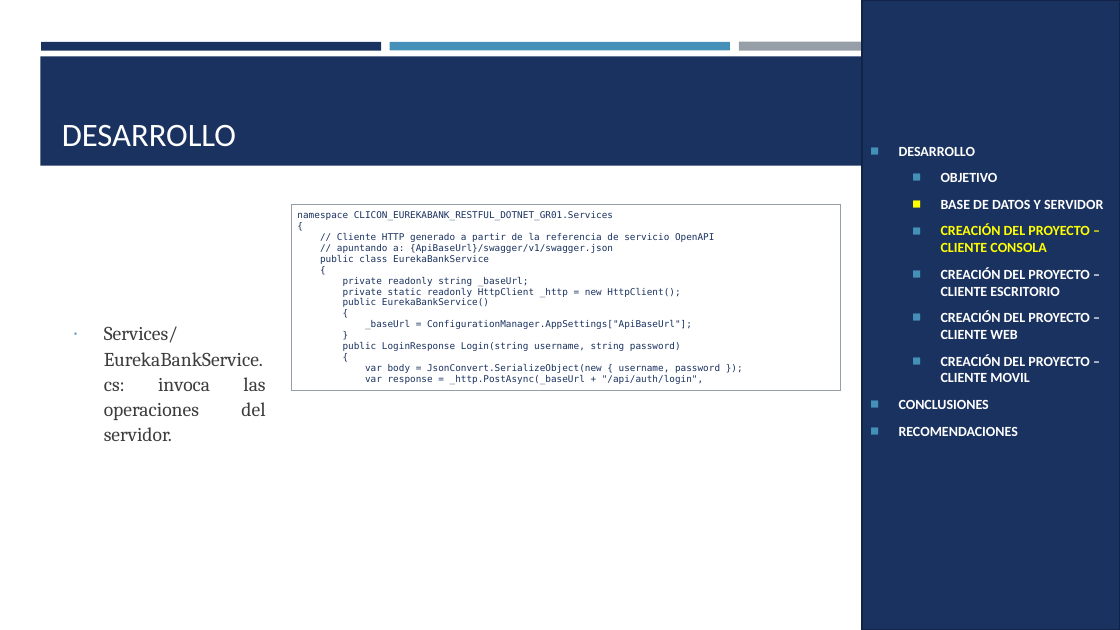
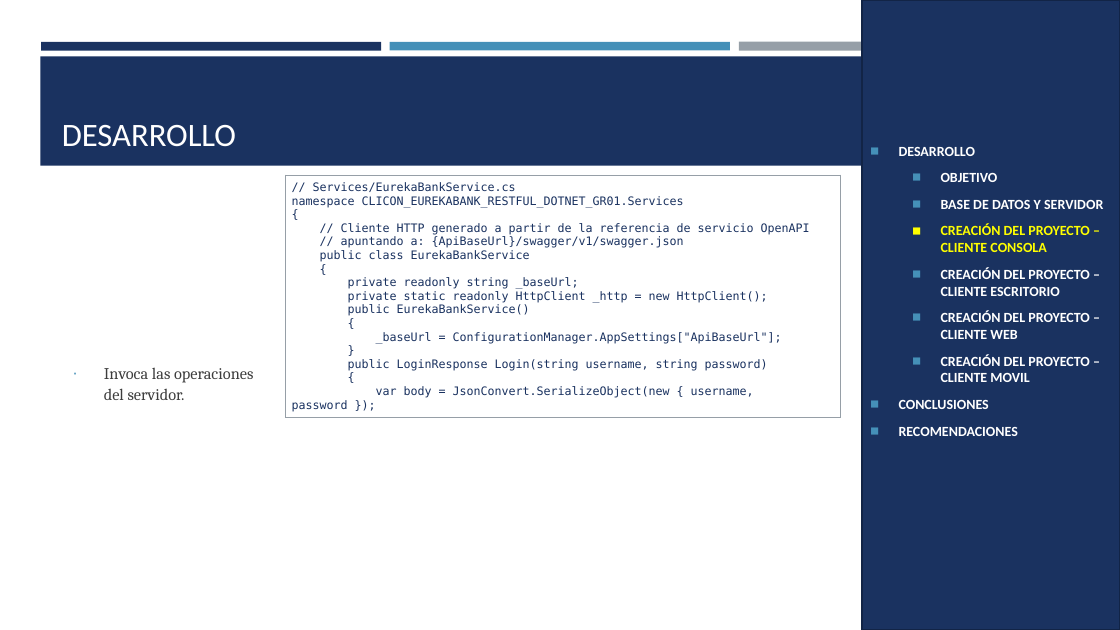
Before and after one commit to MATEOCAIZA/TG.1.4.-PAO202651_EUREKA_BDD_LOCAL_RESTFUL_DOTNET_NRC36884_GR06, a slide deck: slide 11 of 05. DOCUMENTACION/PRESENTACION TG.1.4. EUREKABANK RESTFUL con BDD LOCAL en .NET GR06.pptx. Drawn at 1120x630 pixels with LibreOffice and Linux fonts; fonts in the diff are those of the drawing. Boxes give left, top, right and bottom in pixels: in the first picture for what was removed or moved away, otherwise in the second. Text is boxed around its words. In the diff, an @@ line names an element or a change of style, - is before the commit and + after.

```diff
--- a/05. DOCUMENTACION/PRESENTACION TG.1.4. EUREKABANK RESTFUL con BDD LOCAL en .NET GR06.pptx
+++ b/05. DOCUMENTACION/PRESENTACION TG.1.4. EUREKABANK RESTFUL con BDD LOCAL en .NET GR06.pptx
@@ table at (286, 175, 840, 416) @@
@@ row 1, column 1: "namespace CLICON_EUREKABANK_RESTFUL_DOTNET_GR01.Services / { / // Cliente HTTP generado a partir de la referencia de servicio OpenAPI / // apuntando a: {ApiBaseUrl}/swagger/v1/swagger.json / public class EurekaBankService / { / private readonly string _baseUrl; / private static readonly HttpClient _http = new HttpClient(); / public EurekaBankService() / { / _baseUrl = ConfigurationManager.AppSettings["ApiBaseUrl"]; / } / public LoginResponse Login(string username, string password) / { / var body = JsonConvert.SerializeObject(new { username, password }); / var response = _http.PostAsync(_baseUrl + "/api/auth/login"," to "// Services/EurekaBankService.cs / namespace CLICON_EUREKABANK_RESTFUL_DOTNET_GR01.Services / { / // Cliente HTTP generado a partir de la referencia de servicio OpenAPI / // apuntando a: {ApiBaseUrl}/swagger/v1/swagger.json / public class EurekaBankService / { / private readonly string _baseUrl; / private static readonly HttpClient _http = new HttpClient(); / public EurekaBankService() / { / _baseUrl = ConfigurationManager.AppSettings["ApiBaseUrl"]; / } / public LoginResponse Login(string username, string password) / { / var body = JsonConvert.SerializeObject(new { username, password });" @@
@@ table: place and size @@
-table at (292, 204, 840, 391)
+table at (286, 175, 840, 416)
@@ text at (104, 367, 253, 400): text changed; size 16.8 to 14 pt @@
-∙ Services/EurekaBankService.cs: invoca las operaciones del servidor.
+∙ Invoca las operaciones del servidor.
```
Also in this commit, not shown: 21 other slides changed, 3 other files.
